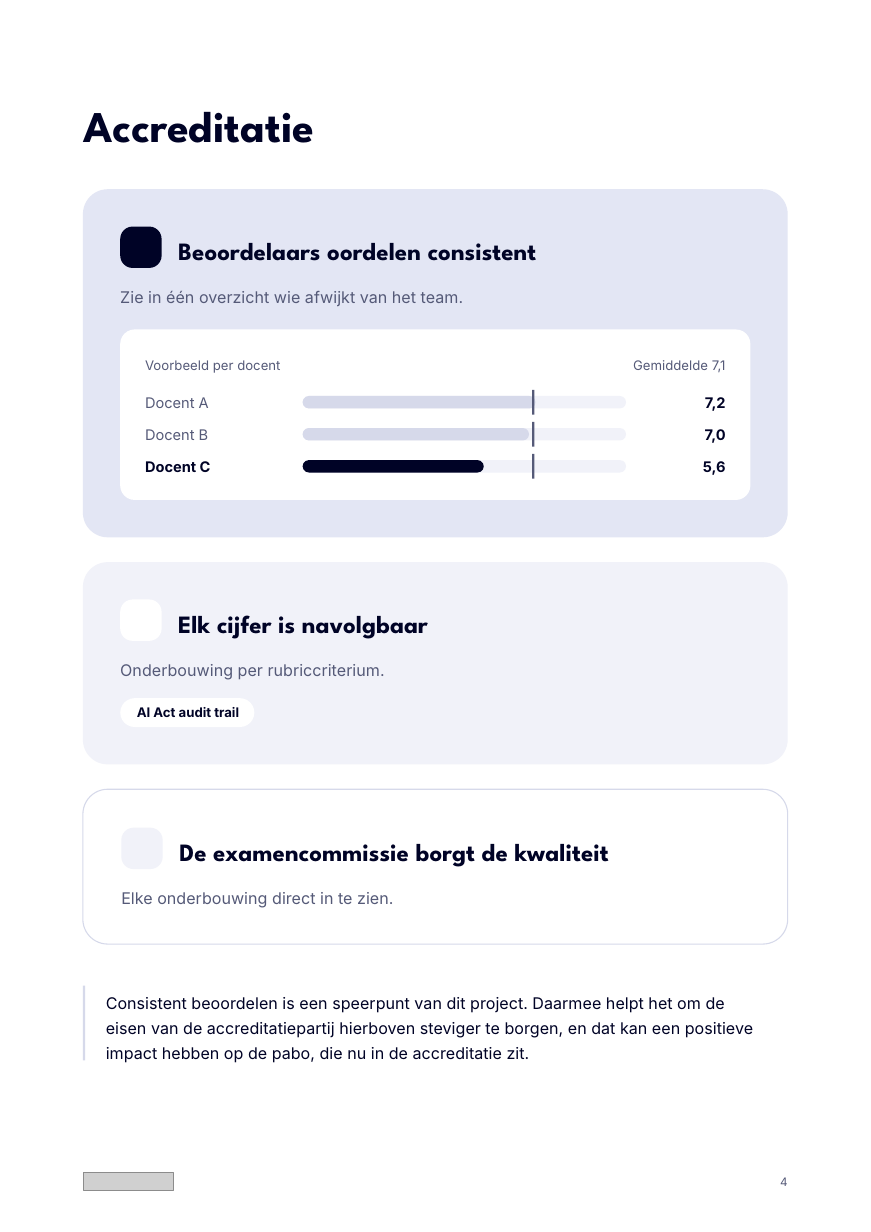
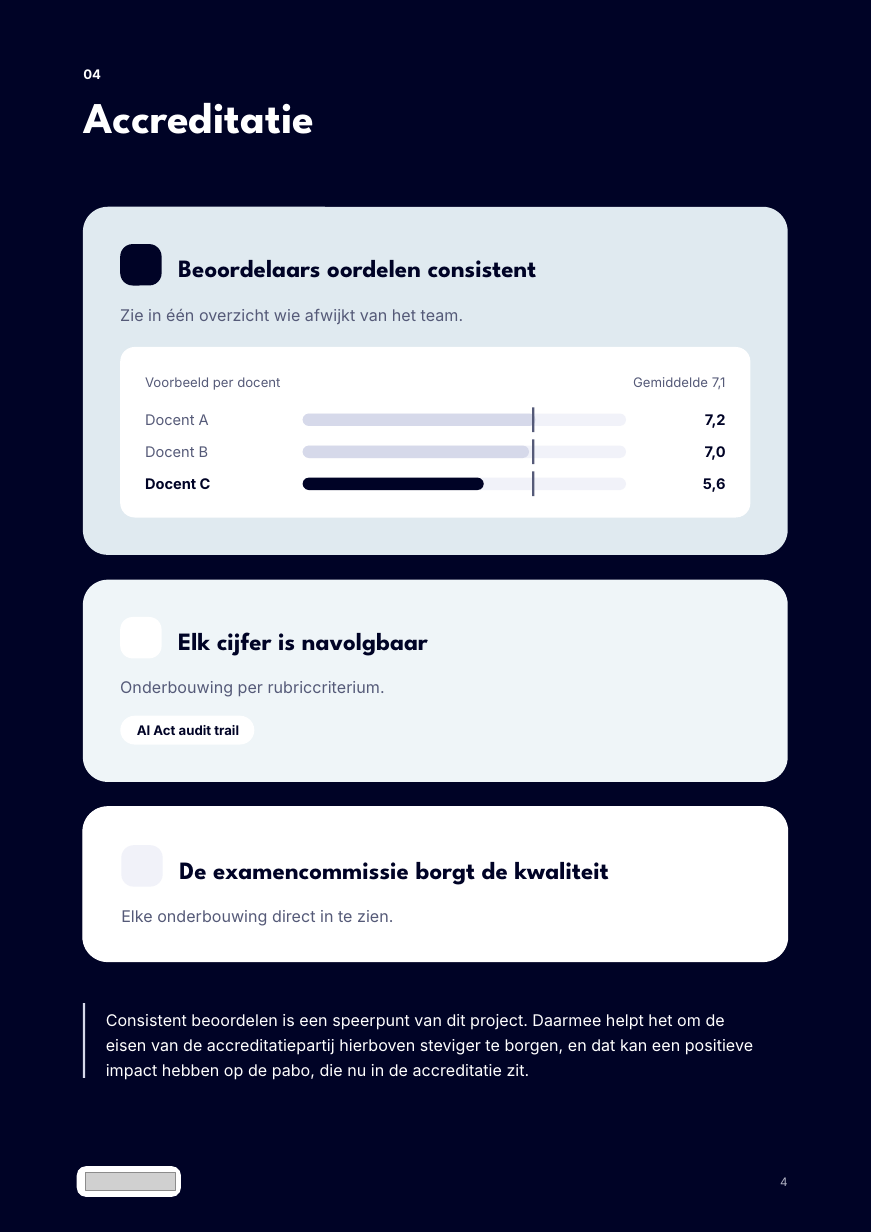
Before and after one commit to Dante-Eduface/Claude, a slide deck: slide 4 of Design/Concepts/document/eduface-document-bewerkbaar.pptx. Drawn at 871x1232 pixels with LibreOffice and Linux fonts; fonts in the diff are those of the drawing; grey boxes stand for pictures; background and template pictures are left out. Boxes give left, top, right and bottom in pixels: in the first picture for what was removed or moved away, otherwise in the second. Text is boxed around its words. In the diff, an @@ line names an element or a change of style, - is before the commit and + after.

```diff
--- a/Design/Concepts/document/eduface-document-bewerkbaar.pptx
+++ b/Design/Concepts/document/eduface-document-bewerkbaar.pptx
@@ rectangle added at [0,0,871,1232], fill #000326 @@
@@ text added at [83,69,101,79], 9 pt, text #FFFFFF, bold @@
+04
@@ text "Accreditatie": place and size @@
-text "Accreditatie" at [83,111,314,143]
+text "Accreditatie" at [83,102,314,134]
@@ text "Accreditatie" at [83,102,314,134]: text colour #000326 to #FFFFFF @@
@@ rounded rectangle at [83,206,788,555]: fill #E3E6F4 to #E0EAF0 @@
@@ 2 rounded rectangles, 2 rectangles: place and size @@
-2 rounded rectangles, 2 rectangles at [302,422,626,479]
+2 rounded rectangles, 2 rectangles at [302,408,626,464]
@@ rounded rectangle: place and size @@
-rounded rectangle at [302,396,626,409]
+rounded rectangle at [302,478,626,491]
@@ rectangle: place and size @@
-rectangle at [532,390,534,415]
+rectangle at [532,472,534,497]
@@ 6 texts, 3 rounded rectangles, 1 rectangle: place and size @@
-6 texts, 3 rounded rectangles, 1 rectangle at [83,190,788,1061]
+6 texts, 3 rounded rectangles, 1 rectangle at [83,206,788,1077]
@@ rounded rectangle at [83,579,788,781]: fill #F1F2F9 to #EFF5F8 @@
@@ 10 texts, 7 rounded rectangles: place and size @@
-10 texts, 7 rounded rectangles at [83,226,788,1063]
+10 texts, 7 rounded rectangles at [83,244,788,1080]
@@ rounded rectangle at [83,807,788,962]: fill none to #FFFFFF; outline #D6D9EA 0.75 pt to #FFFFFF 0.75 pt @@
@@ text "Consistent beoordelen is een speerpunt ..." at [106,1014,753,1080]: text colour #000326 to #FFFFFF @@
@@ rounded rectangle added at [77,1166,181,1196], fill #FFFFFF @@
@@ text "4" at [780,1177,788,1186]: text colour #555A78 to #B3B5C6 @@
```
Also in this commit, not shown: 5 other slides changed, 21 other files.
